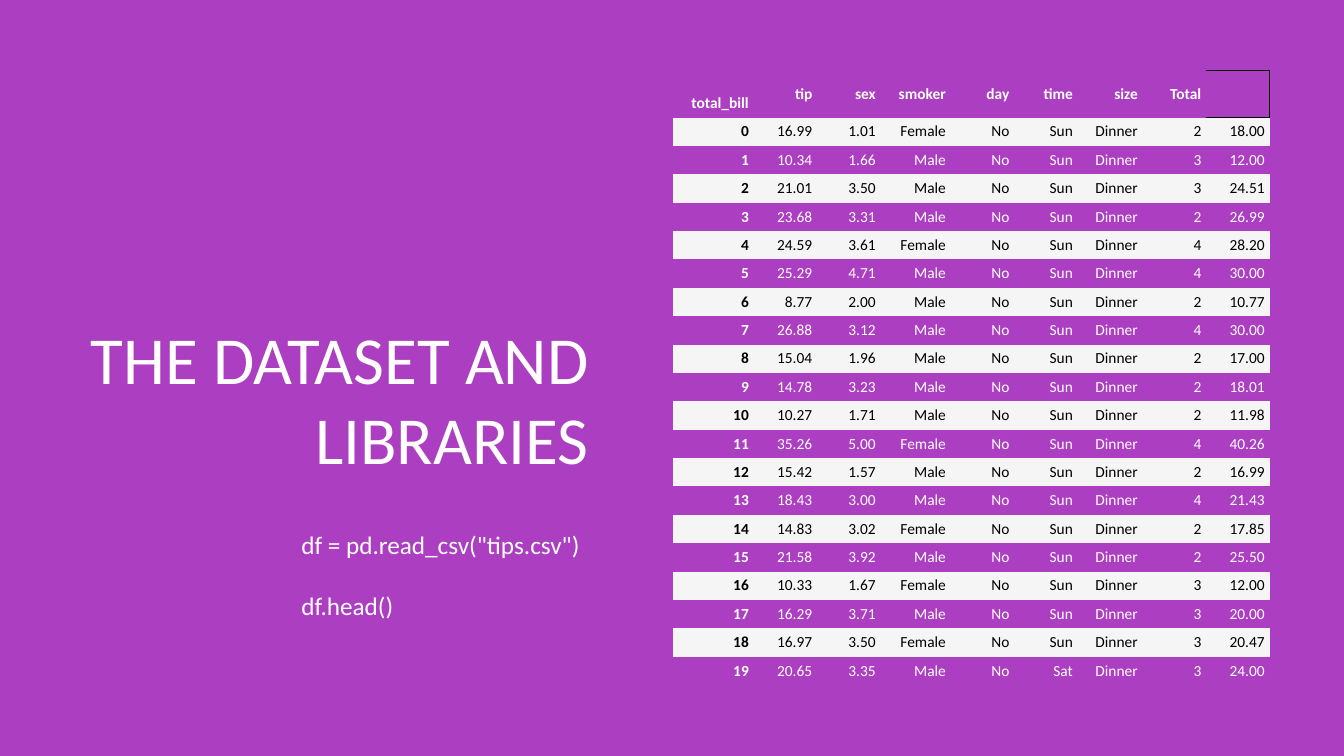
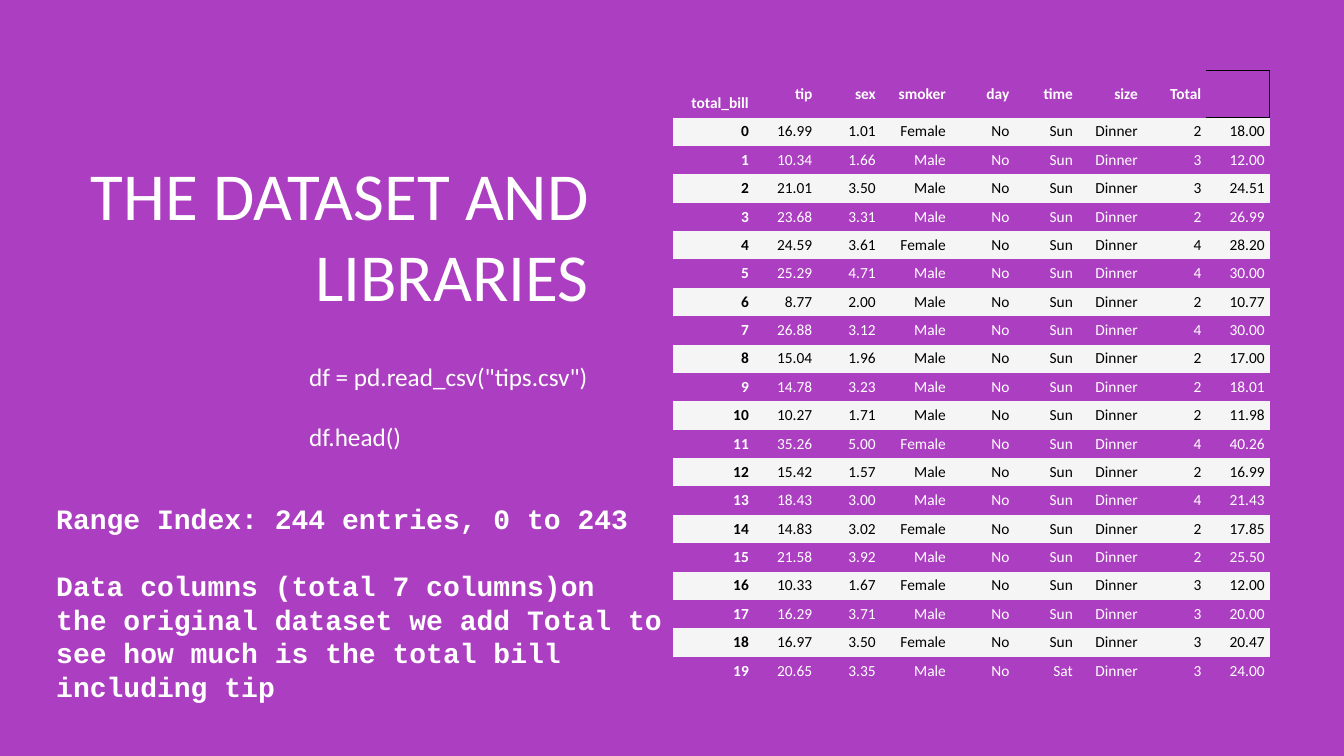
Before and after one commit to EyobGuyo/FinalProject, a slide deck: slide 2 of PhytonProject.pptx. Drawn at 1344x756 pixels with LibreOffice and Linux fonts; fonts in the diff are those of the drawing; background and template pictures are left out. Boxes give left, top, right and bottom in pixels: in the first picture for what was removed or moved away, otherwise in the second. Text is boxed around its words. In the diff, an @@ line names an element or a change of style, - is before the commit and + after.

```diff
--- a/PhytonProject.pptx
+++ b/PhytonProject.pptx
@@ text "THE DATASET AND LIBRARIES": place and size @@
-text "THE DATASET AND LIBRARIES" at [91, 340, 588, 465]
+text "THE DATASET AND LIBRARIES" at [91, 176, 588, 302]
@@ text "df = pd.read_csv("tips.csv")": place and size @@
-text "df = pd.read_csv("tips.csv")" at [301, 536, 579, 618]
+text "df = pd.read_csv("tips.csv")" at [309, 368, 587, 450]
@@ text added at [56, 509, 662, 703], 20 pt, text #FFFFFF, bold @@
+Range Index: 244 entries, 0 to 243
+Data columns (total 7 columns)on
+the original dataset we add Total to see how much is the total bill including tip
```
